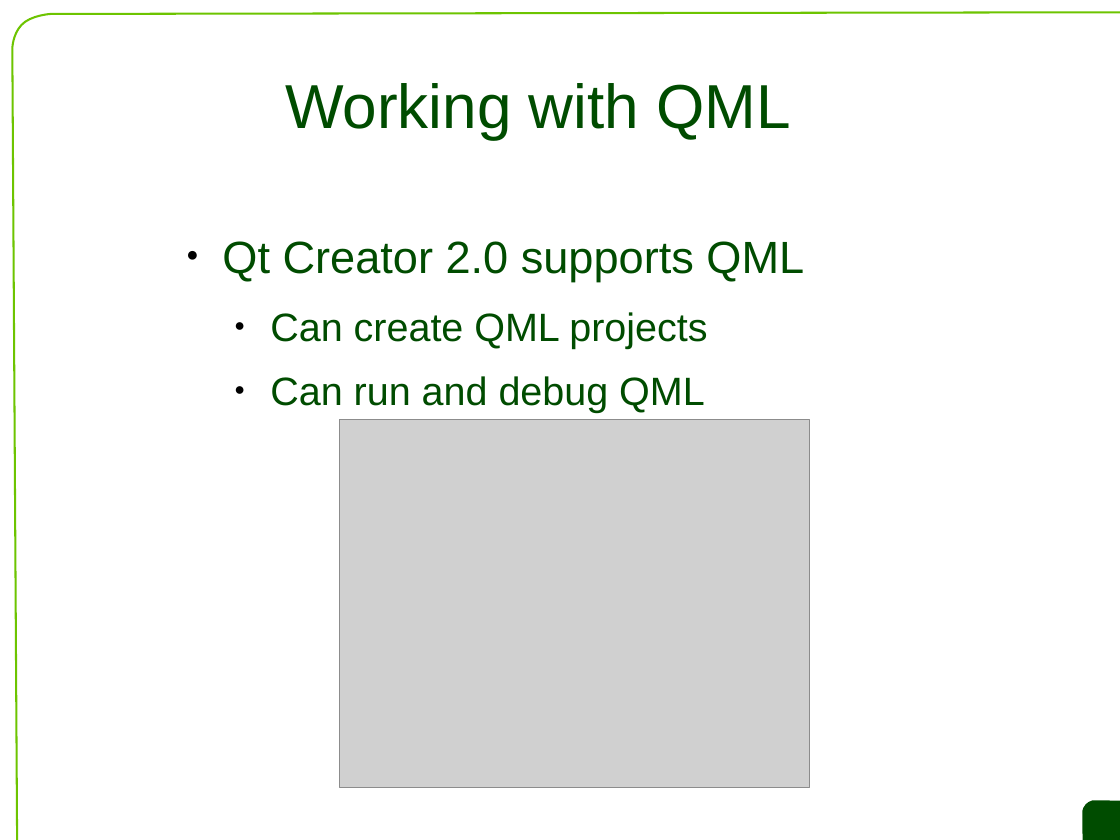
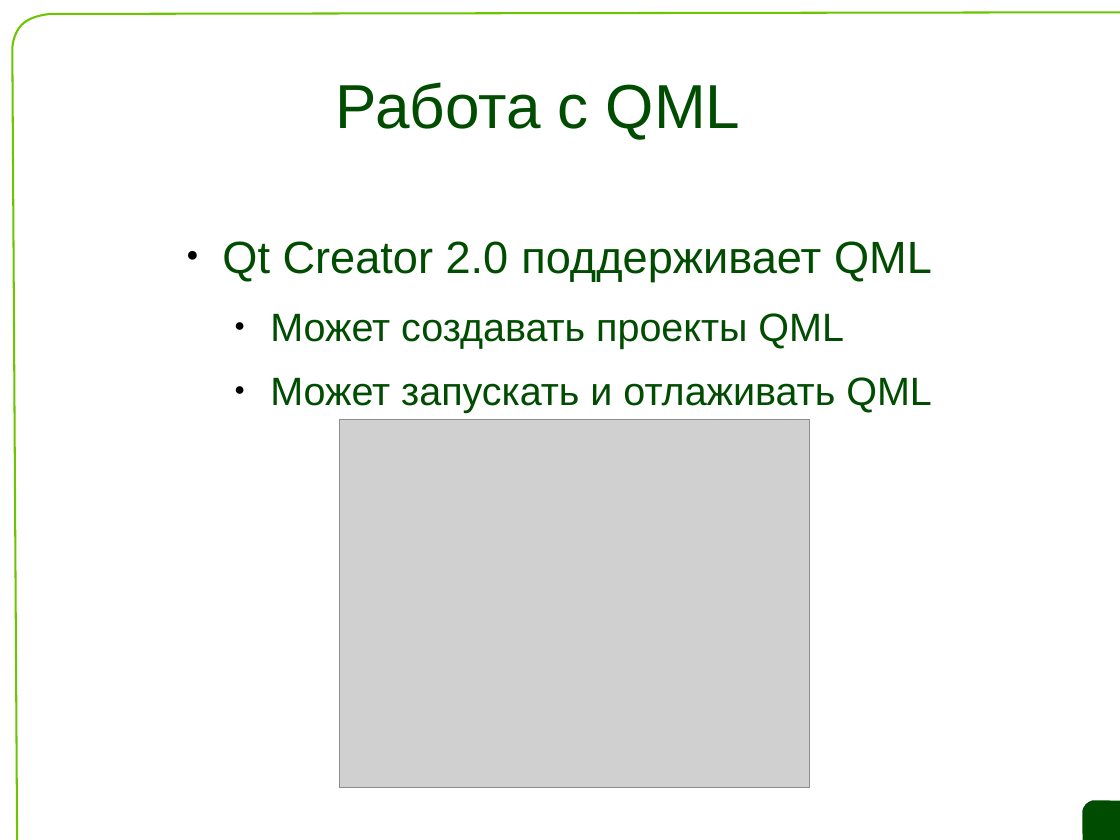
Before and after one commit to saa/qecm, a slide deck: slide 6 of L7/L7 Slides.odp. Drawn at 1120x840 pixels with LibreOffice and Linux fonts; fonts in the diff are those of the drawing; grey boxes stand for pictures; background and template pictures are left out. Boxes give left, top, right and bottom in pixels: in the first picture for what was removed or moved away, otherwise in the second. Text is boxed around its words. In the diff, an @@ line names an element or a change of style, - is before the commit and + after.

```diff
--- a/L7/L7 Slides.odp
+++ b/L7/L7 Slides.odp
@@ title at <box>336,82,741,139</box>: text changed @@
-Working with QML
+Работа с QML
@@ text at <box>222,241,932,412</box>: text changed @@
-● Qt Creator 2.0 supports QML
-  ● Can create QML projects
-  ● Can run and debug QML
+● Qt Creator 2.0 поддерживает QML
+  ● Может создавать проекты QML
+  ● Может запускать и отлаживать QML
```
Also in this commit, not shown: 16 other slides changed, 6 slides added, 6 slides removed.
